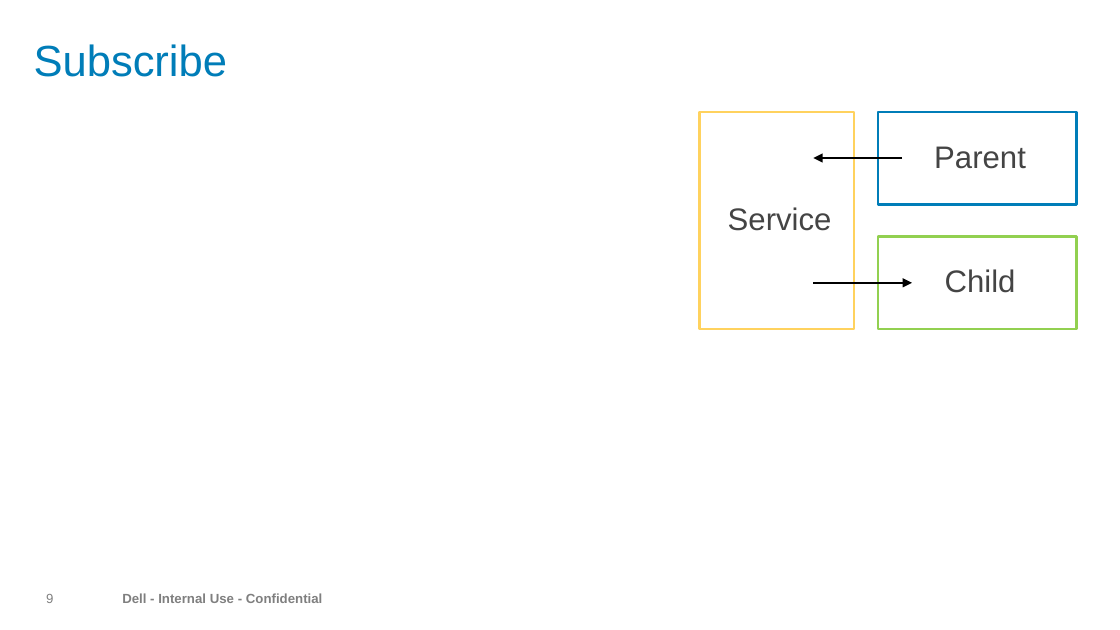
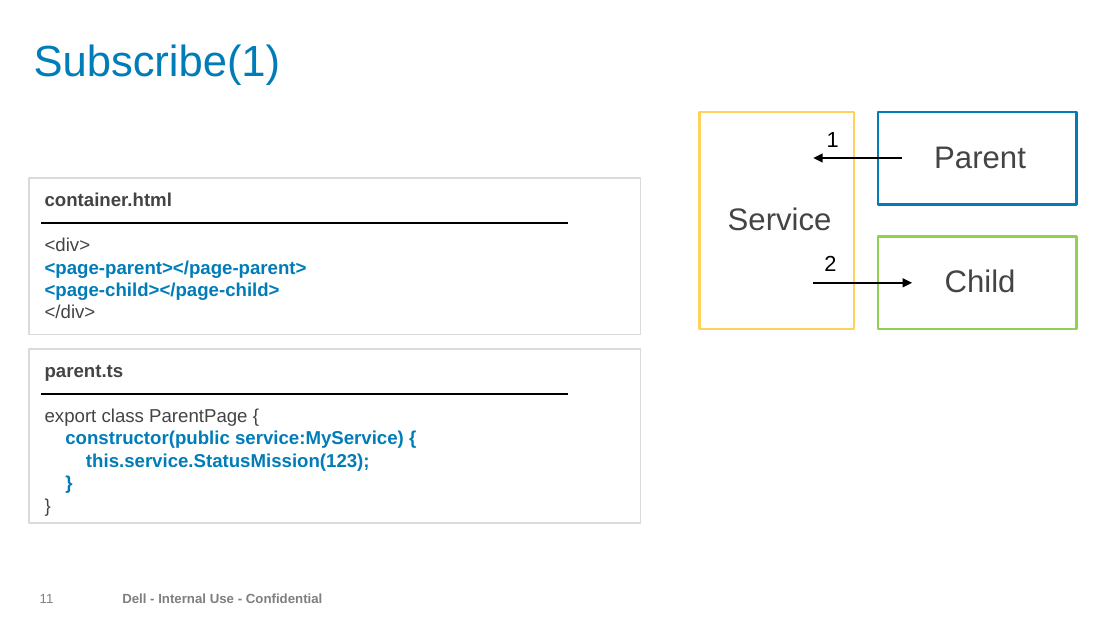
Before and after one commit to iuin/angular-example, a slide deck: slide 11 of Component Interaction.pptx (slide 9 before the commit). Drawn at 1120x630 pixels with LibreOffice and Linux fonts; fonts in the diff are those of the drawing; background and template pictures are left out. Boxes give left, top, right and bottom in pixels: in the first picture for what was removed or moved away, otherwise in the second. Text is boxed around its words. In the diff, an @@ line names an element or a change of style, - is before the commit and + after.

```diff
--- a/Component Interaction.pptx
+++ b/Component Interaction.pptx
@@ title at bbox=[34, 44, 281, 85]: text changed @@
-Subscribe
+Subscribe(1)
@@ text added at bbox=[827, 132, 839, 147], 14 pt, text #000000 @@
+1
@@ rectangle added at bbox=[29, 178, 641, 335], outline #DADADA 1 pt @@
@@ text added at bbox=[45, 192, 307, 318], 12 pt, text #007DB8, bold @@
+container.html
+<div>
+<page-parent></page-parent>
+<page-child></page-child>
+</div>
@@ line added from (41, 223) to (568, 223), #000000 1 pt @@
@@ text added at bbox=[824, 255, 836, 271], 14 pt, text #000000 @@
+2
@@ rectangle added at bbox=[29, 348, 641, 523], outline #DADADA 1 pt @@
@@ text added at bbox=[45, 365, 404, 471], 12 pt, text #007DB8, bold @@
+parent.ts
+export class ParentPage {
+constructor(public service:MyService) {
+this.service.StatusMission(123);
+}
+}
@@ line added from (41, 394) to (568, 394), #000000 1 pt @@
@@ page number at bbox=[40, 594, 54, 603]: text changed @@
-9
+11
```
Also in this commit, not shown: 7 other slides changed, 3 slides added, 1 other file.
